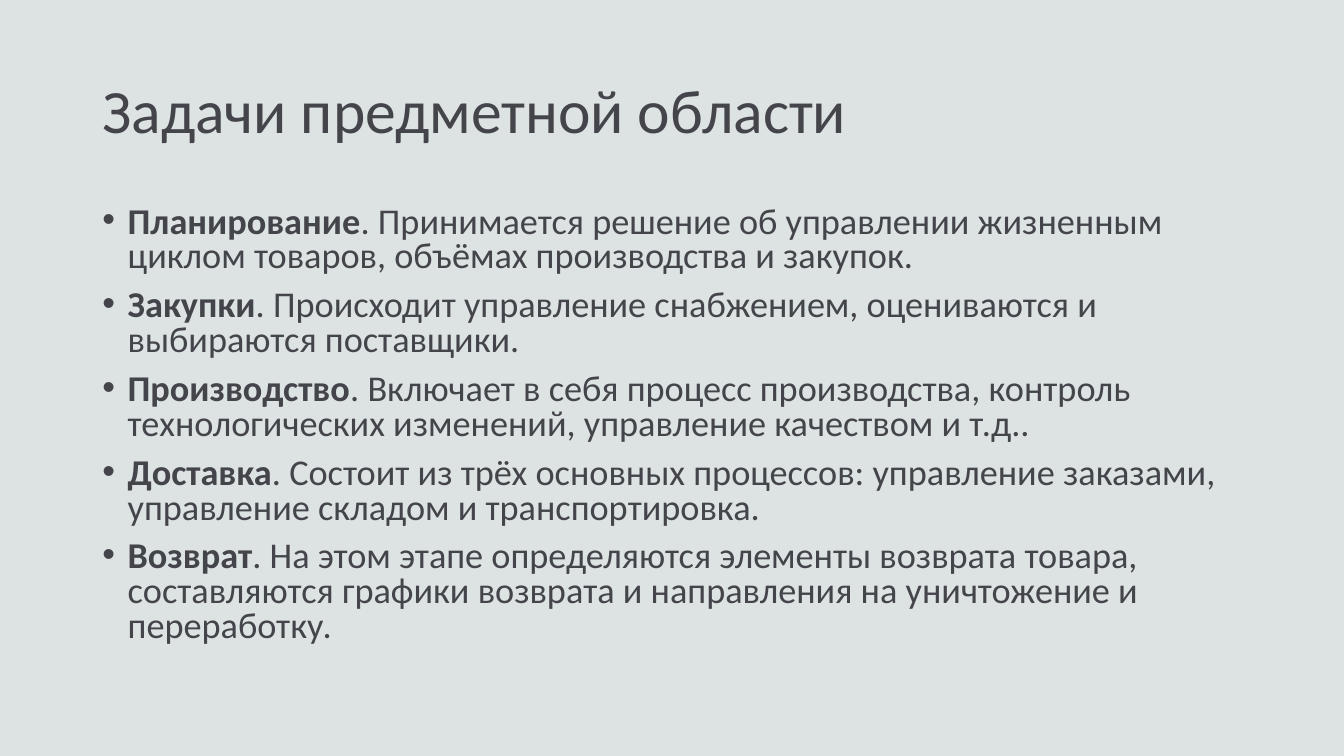
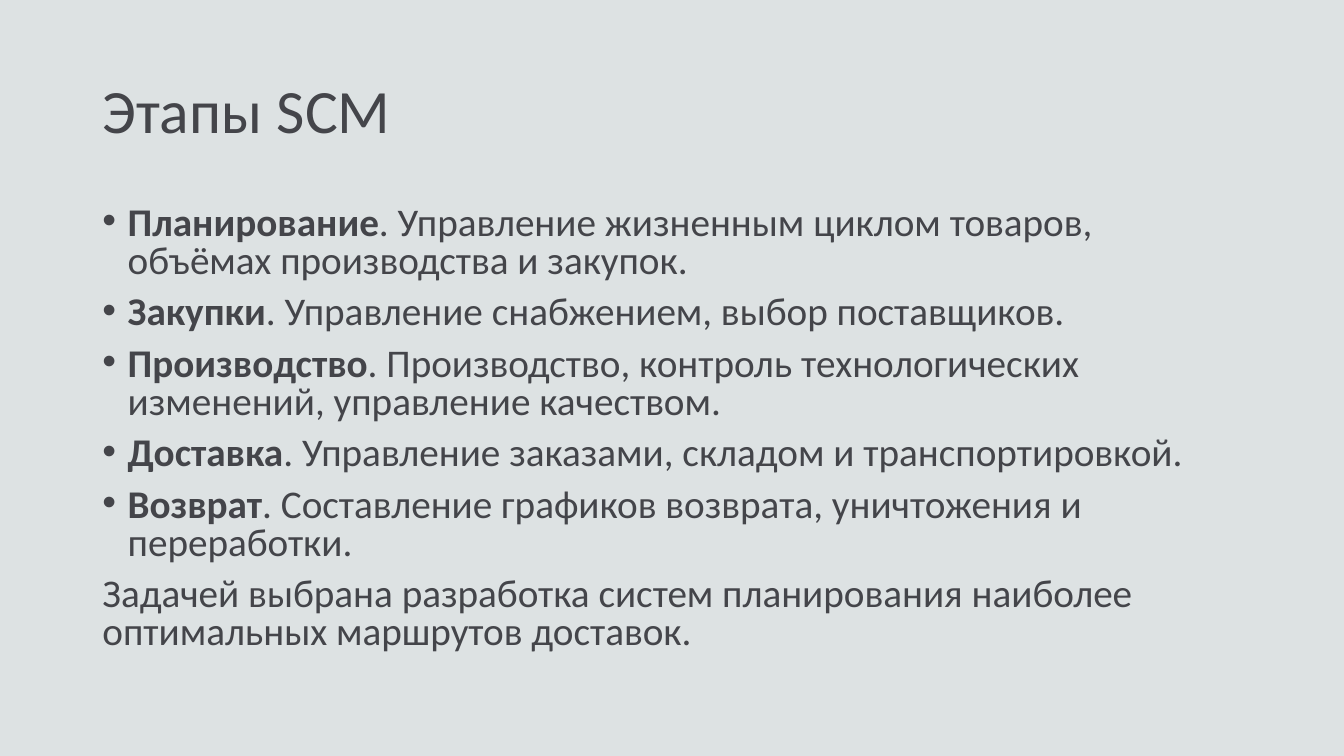
Before and after one commit to fairay/BachelorDiploma, a slide deck: slide 4 of presentation.pptx. Drawn at 1344x756 pixels with LibreOffice and Linux fonts; fonts in the diff are those of the drawing. Boxes give left, top, right and bottom in pixels: in the first picture for what was removed or moved away, otherwise in the second. Text is boxed around its words. In the diff, an @@ line names an element or a change of style, - is before the commit and + after.

```diff
--- a/presentation.pptx
+++ b/presentation.pptx
@@ title at [102, 93, 391, 134]: text changed @@
-Задачи предметной области
+Этапы SCM
@@ text at [102, 210, 1182, 652]: text changed; size 25.9 to 28 pt @@
-• Планирование. Принимается решение об управлении жизненным циклом товаров, объёмах производства и закупок.
-• Закупки. Происходит управление снабжением, оцениваются и выбираются поставщики.
-• Производство. Включает в себя процесс производства, контроль технологических изменений, управление качеством и т.д..
-• Доставка. Состоит из трёх основных процессов: управление заказами, управление складом и транспортировка.
-• Возврат. На этом этапе определяются элементы возврата товара, составляются графики возврата и направления на уничтожение и переработку.
+• Планирование. Управление жизненным циклом товаров, объёмах производства и закупок.
+• Закупки. Управление снабжением, выбор поставщиков.
+• Производство. Производство, контроль технологических изменений, управление качеством.
+• Доставка. Управление заказами, складом и транспортировкой.
+• Возврат. Составление графиков возврата, уничтожения и переработки.
+Задачей выбрана разработка систем планирования наиболее оптимальных маршрутов доставок.
```
Also in this commit, not shown: 4 other slides changed, 2 slides added, 2 slides removed, 8 other files.
